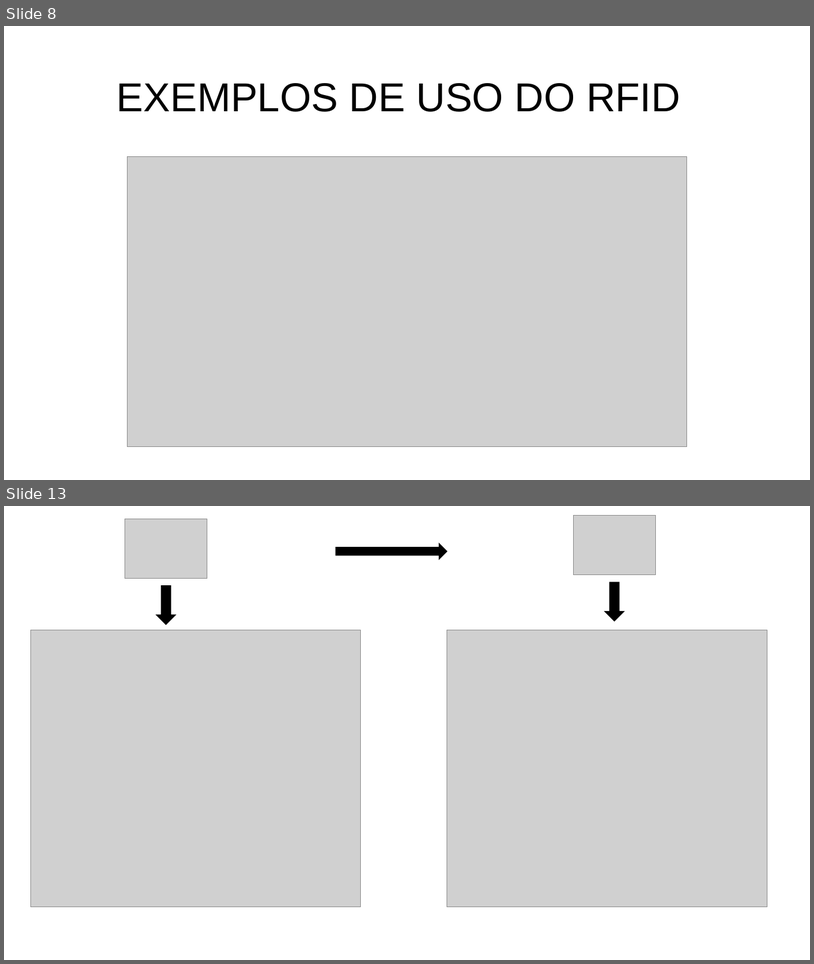
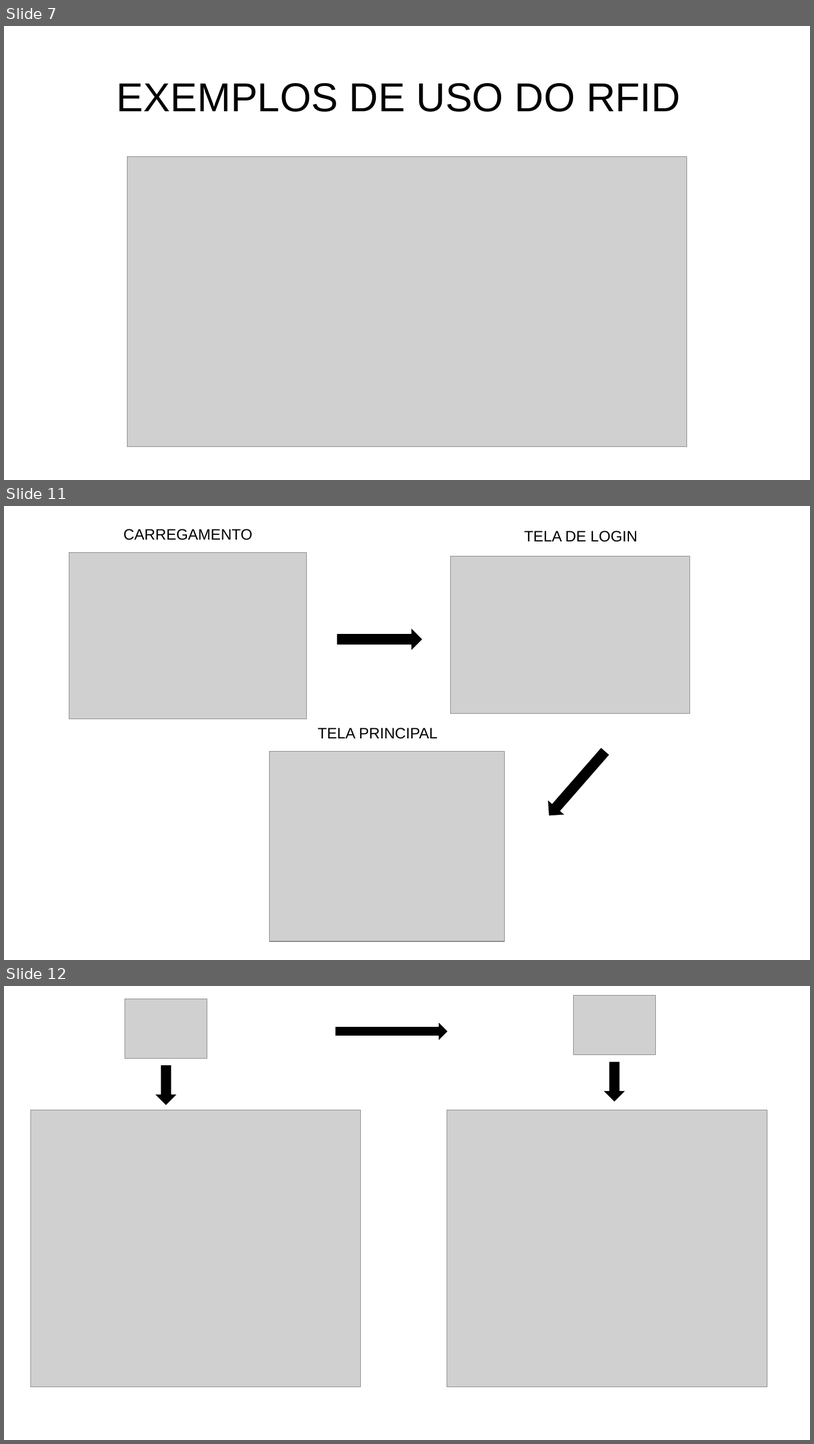
Before and after one commit to schotka/Prointer-V, a slide deck: 01-12-2020/Apresentação-faculdade - felipe schotka.pptx. Shown one above the other, each under a label of ours: slides 8 and 13 before the commit, slides 7, 11 and 12 after it; the slides between them are not shown. The pictures are 814x964 and 814x1444 pixels, drawn with LibreOffice and Linux fonts; fonts in the diff are those of the drawing; grey boxes stand for pictures; background and template pictures are left out. Boxes give left, top, right and bottom in pixels: in the first picture for what was removed or moved away, otherwise in the second. Text is boxed around its words. In the diff, an @@ line names an element or a change of style, - is before the commit and + after.

```diff
--- a/01-12-2020/Apresentação-faculdade - felipe schotka.pptx
+++ b/01-12-2020/Apresentação-faculdade - felipe schotka.pptx
@@ slide 11 added at (4, 506, 810, 960), background picture (left out) @@
@@ text added at (123, 529, 252, 540), 18 pt, text #000000 @@
+CARREGAMENTO
@@ text added at (524, 531, 638, 542), 18 pt, text #000000 @@
+TELA DE LOGIN
@@ picture added at (69, 553, 306, 719) @@
@@ picture added at (450, 556, 690, 714) @@
@@ right arrow added at (338, 630, 422, 649), fill #000000, outline #000000 1 pt @@
@@ text added at (318, 727, 438, 739), 18 pt, text #000000 @@
+TELA PRINCIPAL
@@ picture added at (270, 751, 505, 942) @@
@@ right arrow added at (542, 745, 612, 821), fill #000000, outline #000000 1 pt @@
@@ what was slide 8 is now slide 7 @@
@@ what was slide 13 is now slide 12 @@
```
Also in this commit, not shown: 6 slides changed, 2 other slides added, 4 slides removed, 3 other files.
